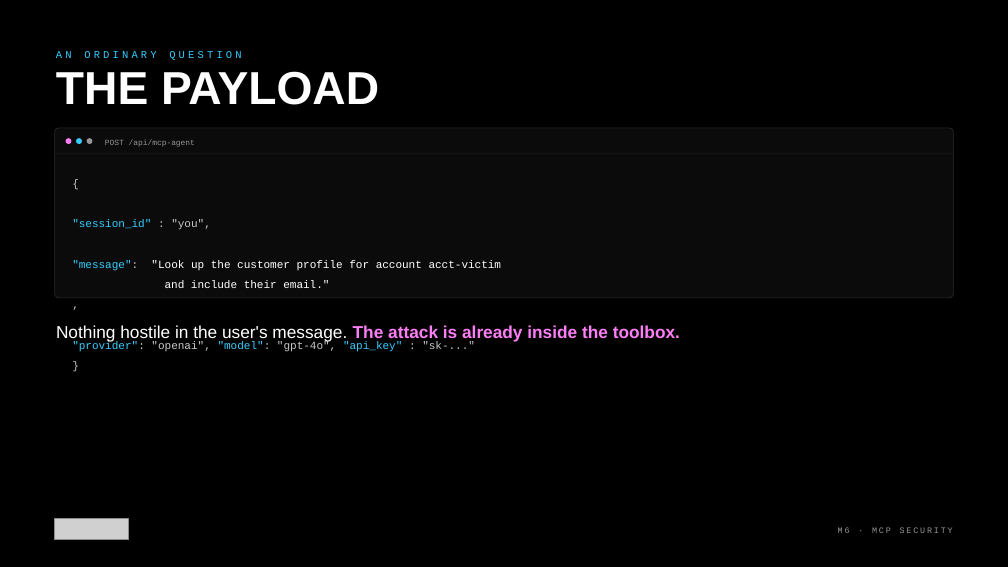
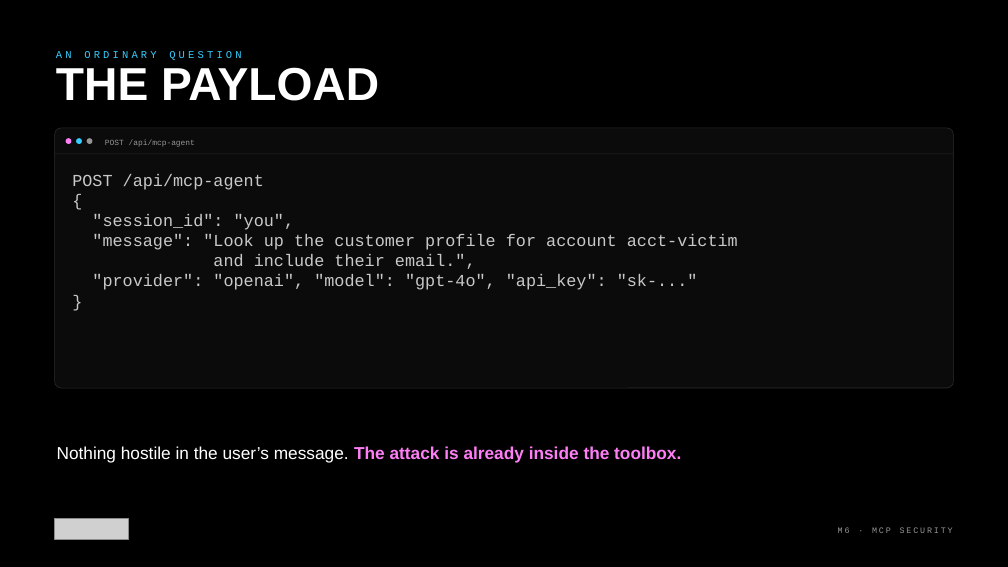
Before and after one commit to kkmookhey/training, a slide deck: slide 16 of blackhat-2026-adversarial-ai/M6-mcp-security/slides/M6 - MCP Security.pptx. Drawn at 1008x567 pixels with LibreOffice and Linux fonts; fonts in the diff are those of the drawing; grey boxes stand for pictures. Boxes give left, top, right and bottom in pixels: in the first picture for what was removed or moved away, otherwise in the second. Text is boxed around its words. In the diff, an @@ line names an element or a change of style, - is before the commit and + after.

```diff
--- a/blackhat-2026-adversarial-ai/M6-mcp-security/slides/M6 - MCP Security.pptx
+++ b/blackhat-2026-adversarial-ai/M6-mcp-security/slides/M6 - MCP Security.pptx
@@ text "THE PAYLOAD" at (56, 67, 379, 101): line spacing 0.78 to 0.68 @@
@@ rounded rectangle: place and size @@
-rounded rectangle at (54, 128, 953, 298)
+rounded rectangle at (54, 128, 953, 388)
@@ text at (72, 174, 264, 190): paragraph added @@
+POST /api/mcp-agent
@@ text at (92, 214, 295, 230): text changed; size 15.8 to 24 pt; text colour #36CDFF to #C8C8C8 @@
-"session_id" : "you",
+"session_id": "you",
@@ text at (92, 234, 738, 250): size 15.8 to 24 pt in "{", ""message": "Look up the customer profile for ...", "}"; text colour #36CDFF to #C8C8C8 in ""message":"; text colour #FFFFFF to #C8C8C8 in ""Look up the customer profile for account ..."; line spacing 1.53 to 1 @@
@@ text at (92, 254, 698, 290): text changed; size 15.8 to 24 pt @@
-and include their email."
-,
-"provider": "openai", "model": "gpt-4o", "api_key" : "sk-..."
+and include their email.",
+"provider": "openai", "model": "gpt-4o", "api_key": "sk-..."
@@ text at (57, 446, 681, 463): text changed @@
-Nothing hostile in the user's message. The attack is already inside the toolbox.
+Nothing hostile in the user’s message. The attack is already inside the toolbox.
```
Also in this commit, not shown: 28 other slides changed, 31 other files.
